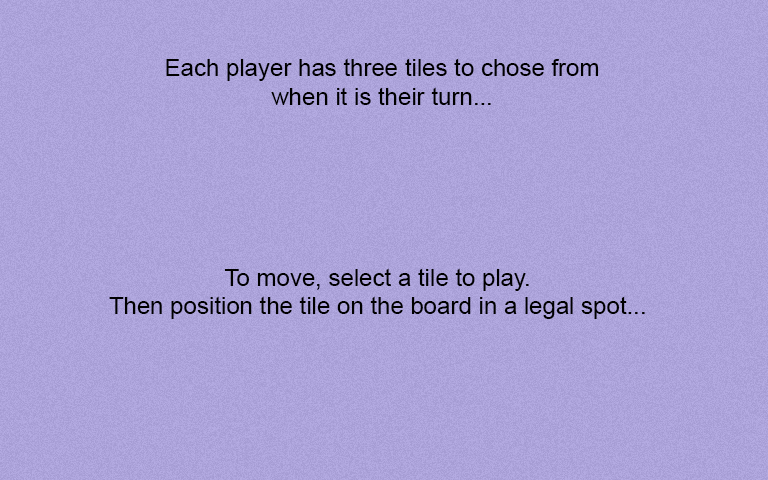
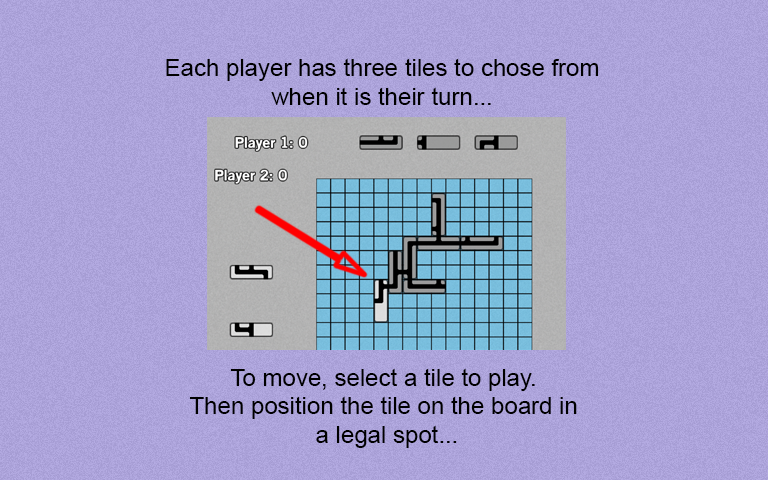
Two versions of the same layered image (768×480). Layer-by-layer changes:
added layer "Layer 1" above "To move, select a tile to play. Then position the tile on the b" over (207, 117, 566, 350)
painted on "To move, select a tile to play. Then position the tile on the b" over (109, 268, 645, 448)
